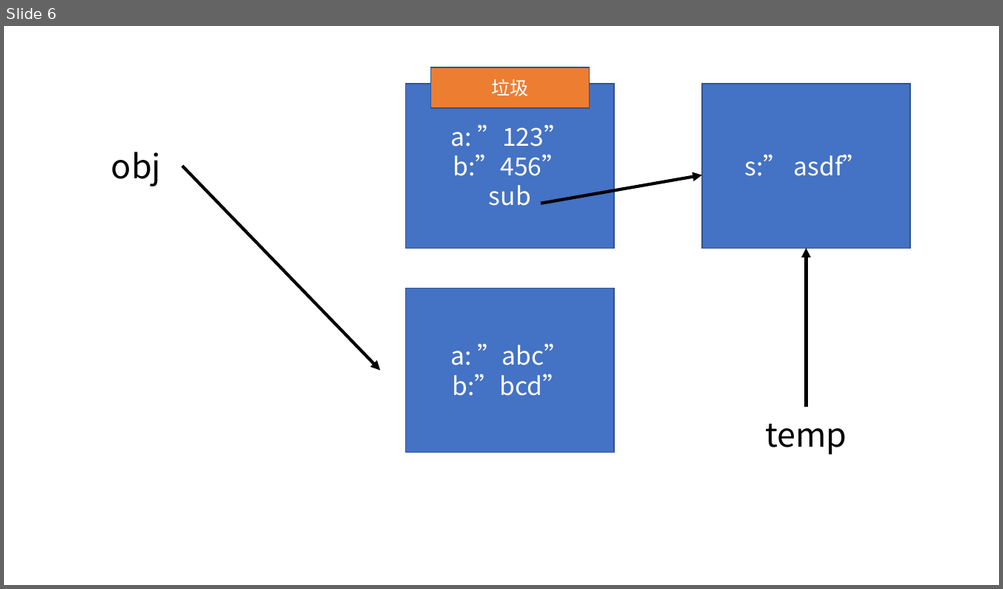
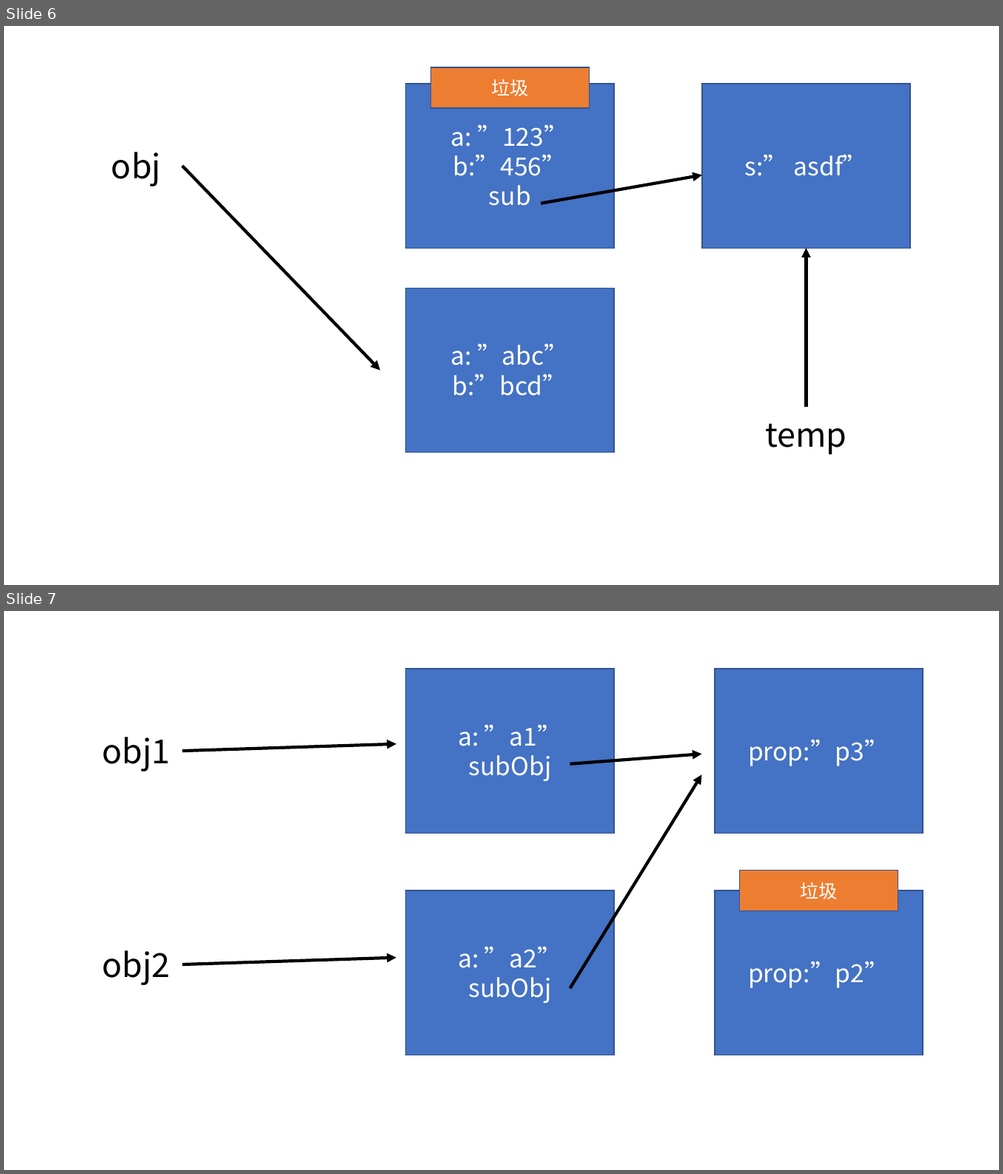
Before and after one commit to chenxuyuanke/JavaScript, a slide deck: 2. JS语法基础/5. 引用类型/新建 Microsoft PowerPoint 演示文稿.pptx. Shown one above the other, each under a label of ours: slide 6 before the commit, slides 6 and 7 after it. The pictures are 1003x589 and 1003x1174 pixels, drawn with LibreOffice and Linux fonts; fonts in the diff are those of the drawing. Boxes give left, top, right and bottom in pixels: in the first picture for what was removed or moved away, otherwise in the second. Text is boxed around its words. In the diff, an @@ line names an element or a change of style, - is before the commit and + after.

```diff
--- a/2. JS语法基础/5. 引用类型/新建 Microsoft PowerPoint 演示文稿.pptx
+++ b/2. JS语法基础/5. 引用类型/新建 Microsoft PowerPoint 演示文稿.pptx
@@ slide 7 added at box(4, 611, 999, 1170), background #FFFFFF @@
@@ rectangle added at box(405, 669, 614, 833), fill #4472C4, outline #325491 1 pt, 24 pt, text #FFFFFF @@
+a: ”a1”
+subObj
@@ rectangle added at box(714, 669, 922, 833), fill #4472C4, outline #325491 1 pt, 24 pt, text #FFFFFF @@
+prop:”p3”
@@ text added at box(102, 737, 170, 772), 32 pt, text #000000 @@
+obj1
@@ arrow added from (182, 752) to (396, 743), #000000 3 pt @@
@@ arrow added from (570, 764) to (702, 755), #000000 3 pt @@
@@ arrow added from (570, 988) to (702, 775), #000000 3 pt @@
@@ rectangle added at box(740, 871, 898, 911), fill #ED7D31, outline #325491 1 pt, 18 pt, text #FFFFFF @@
+垃圾
@@ rectangle added at box(405, 891, 614, 1056), fill #4472C4, outline #325491 1 pt, 24 pt, text #FFFFFF @@
+a: ”a2”
+subObj
@@ rectangle added at box(714, 891, 922, 1056), fill #4472C4, outline #325491 1 pt, 24 pt, text #FFFFFF @@
+prop:”p2”
@@ text added at box(102, 951, 170, 985), 32 pt, text #000000 @@
+obj2
@@ arrow added from (182, 965) to (396, 958), #000000 3 pt @@
```
Also in this commit, not shown: 1 other slide added, 1 other file.
